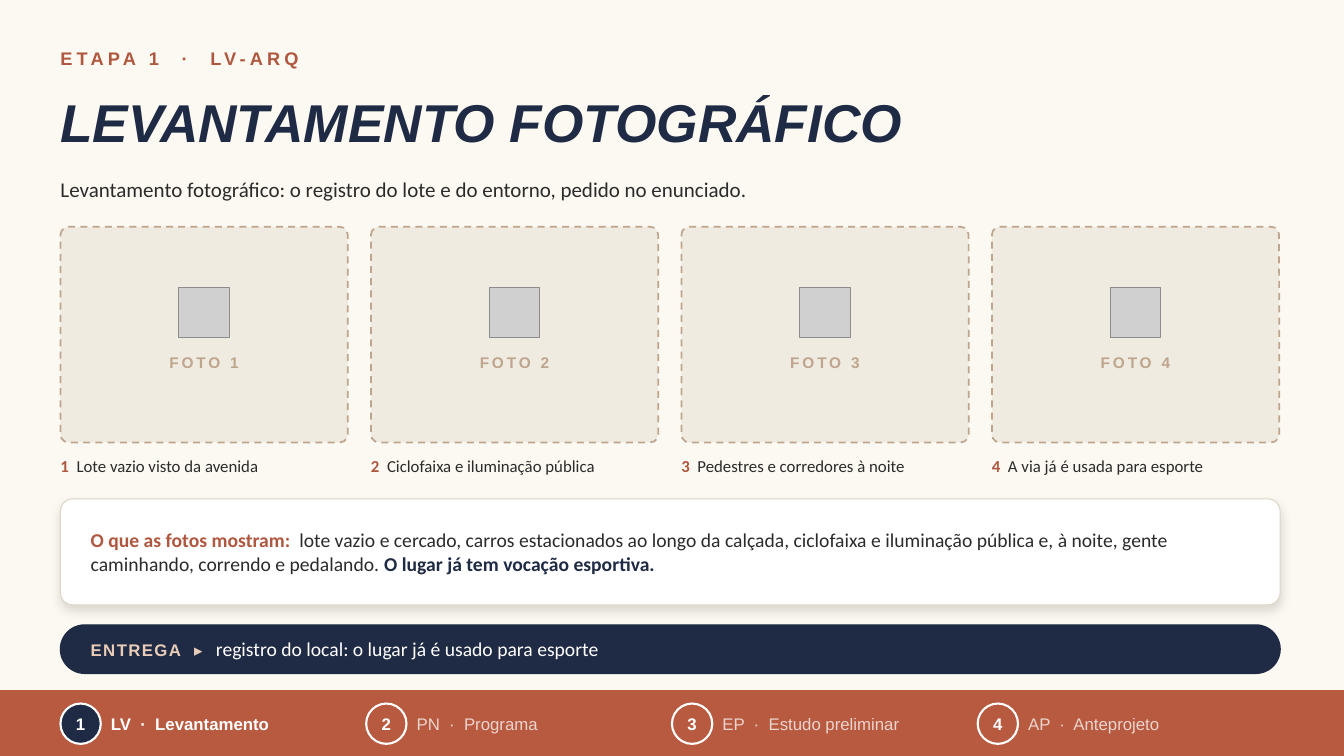
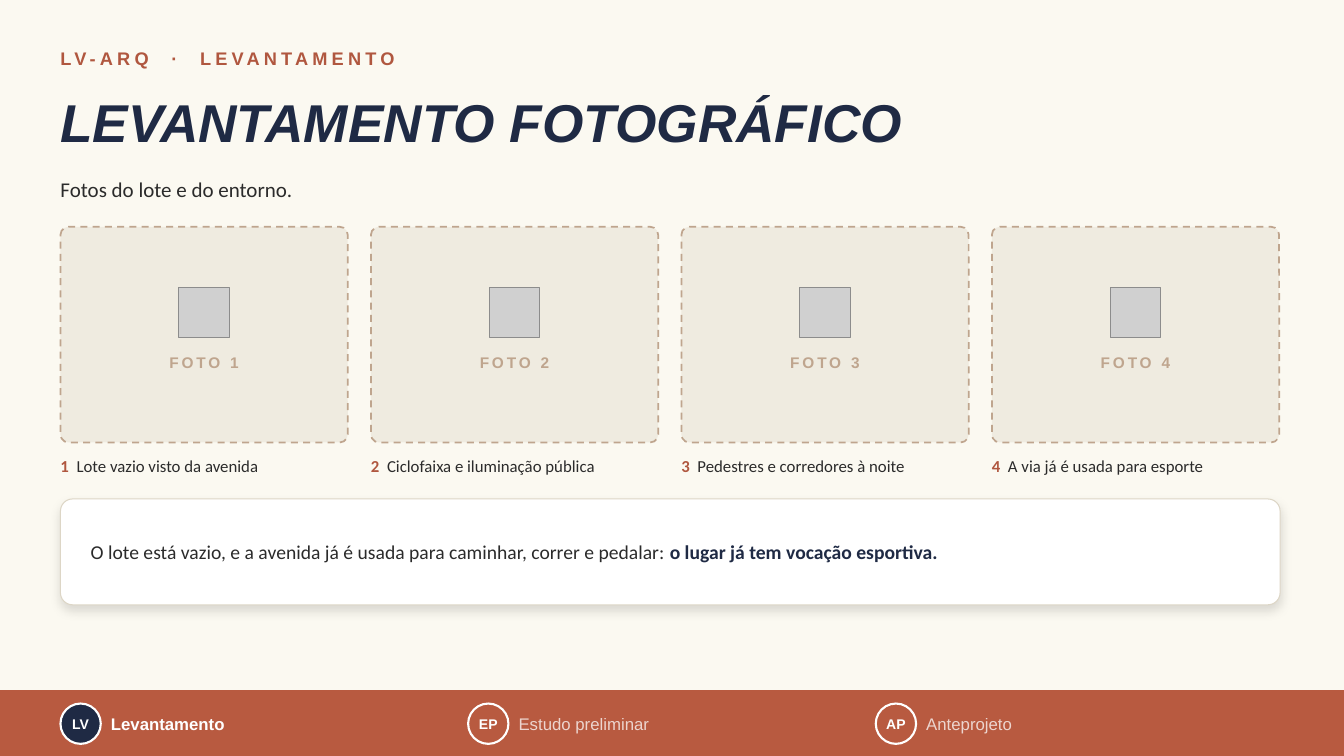
Before and after one commit to arqlais/slide, a slide deck: slide 4 of Claudio_Castro_de_Oliveira_Junior.pptx (slide 5 before the commit). Drawn at 1344x756 pixels with LibreOffice and Linux fonts; fonts in the diff are those of the drawing; grey boxes stand for pictures. Boxes give left, top, right and bottom in pixels: in the first picture for what was removed or moved away, otherwise in the second. Text is boxed around its words. In the diff, an @@ line names an element or a change of style, - is before the commit and + after.

```diff
--- a/Claudio_Castro_de_Oliveira_Junior.pptx
+++ b/Claudio_Castro_de_Oliveira_Junior.pptx
@@ text at <box>60,52,95,65</box>: text changed @@
-ETAPA 1 · LV-ARQ
+LV-ARQ · LEVANTAMENTO
@@ text at <box>60,182,292,197</box>: text changed @@
-Levantamento fotográfico: o registro do lote e do entorno, pedido no enunciado.
+Fotos do lote e do entorno.
@@ text at <box>91,545,937,563</box>: text changed @@
-O que as fotos mostram: lote vazio e cercado, carros estacionados ao longo da calçada, ciclofaixa e iluminação pública e, à noite, gente caminhando, correndo e pedalando. O lugar já tem vocação esportiva.
+O lote está vazio, e a avenida já é usada para caminhar, correr e pedalar: o lugar já tem vocação esportiva.
@@ rounded rectangle removed at <box>60,625,1280,674</box> @@
@@ text removed at <box>91,642,598,660</box> @@
-ENTREGA ▸ registro do local: o lugar já é usado para esporte
@@ text added at <box>72,719,89,729</box>, 10 pt, text #FFFFFF, bold @@
+LV
@@ text removed at <box>76,718,85,730</box> @@
-1
@@ text at <box>111,718,225,730</box>: text changed @@
-LV · Levantamento
+Levantamento
@@ text removed at <box>382,718,391,730</box> @@
-2
@@ text removed at <box>417,718,538,734</box> @@
-PN · Programa
@@ ellipse: place and size @@
-ellipse at <box>366,704,406,744</box>
+ellipse at <box>468,704,508,744</box>
@@ text added at <box>479,719,498,729</box>, 10 pt, text #FFFFFF, bold @@
+EP
@@ text at <box>519,718,649,734</box>: text changed @@
-EP · Estudo preliminar
+Estudo preliminar
@@ ellipse removed at <box>673,704,713,744</box> @@
@@ text removed at <box>687,718,696,730</box> @@
-3
@@ ellipse: place and size @@
-ellipse at <box>978,704,1018,744</box>
+ellipse at <box>876,704,917,744</box>
@@ text added at <box>886,719,905,729</box>, 10 pt, text #FFFFFF, bold @@
+AP
@@ text at <box>926,718,1012,734</box>: text changed @@
-AP · Anteprojeto
+Anteprojeto
@@ text removed at <box>993,718,1002,730</box> @@
-4
```
Also in this commit, not shown: 7 other slides changed, 1 slide added, 3 slides removed, 3 other files.
